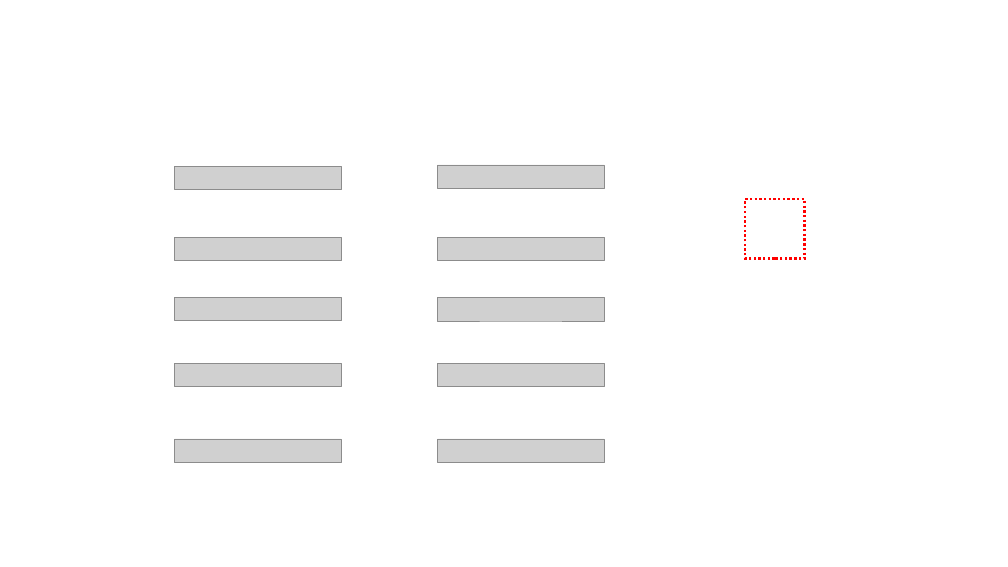
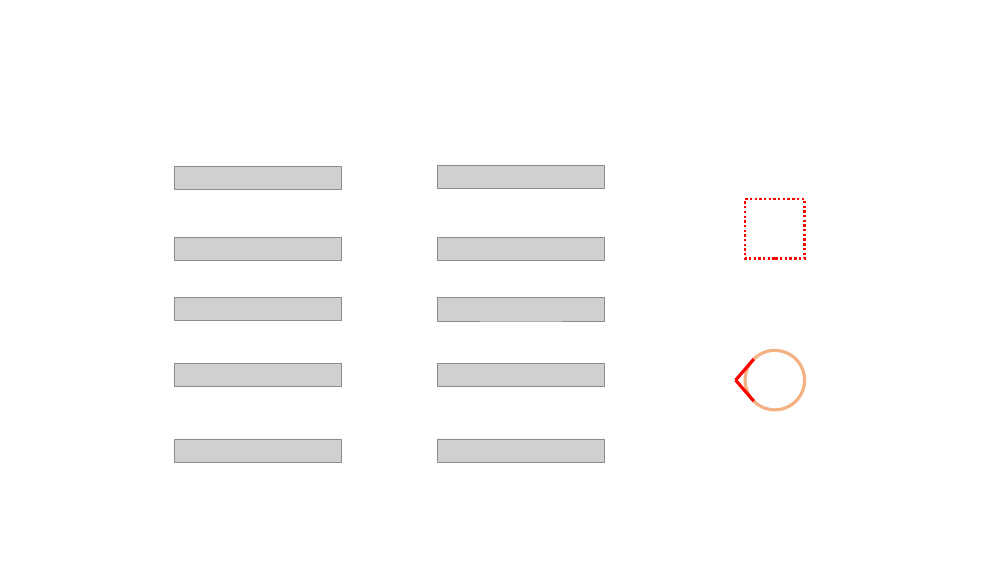
Before and after one commit to dont-stay-up-late/software-engineering, a slide deck: slide 5 of res/PS/图片制作.pptx. Drawn at 1008x567 pixels with LibreOffice and Linux fonts; fonts in the diff are those of the drawing; grey boxes stand for pictures. Boxes give left, top, right and bottom in pixels: in the first picture for what was removed or moved away, otherwise in the second. Text is boxed around its words. In the diff, an @@ line names an element or a change of style, - is before the commit and + after.

```diff
--- a/res/PS/图片制作.pptx
+++ b/res/PS/图片制作.pptx
@@ line added from (754, 359) to (736, 380), #FF0000 3 pt @@
@@ ellipse added at <box>746,350,805,410</box>, outline #F4B183 3 pt @@
@@ line added from (754, 402) to (736, 380), #FF0000 3 pt @@
```
Also in this commit, not shown: 6 other files.
